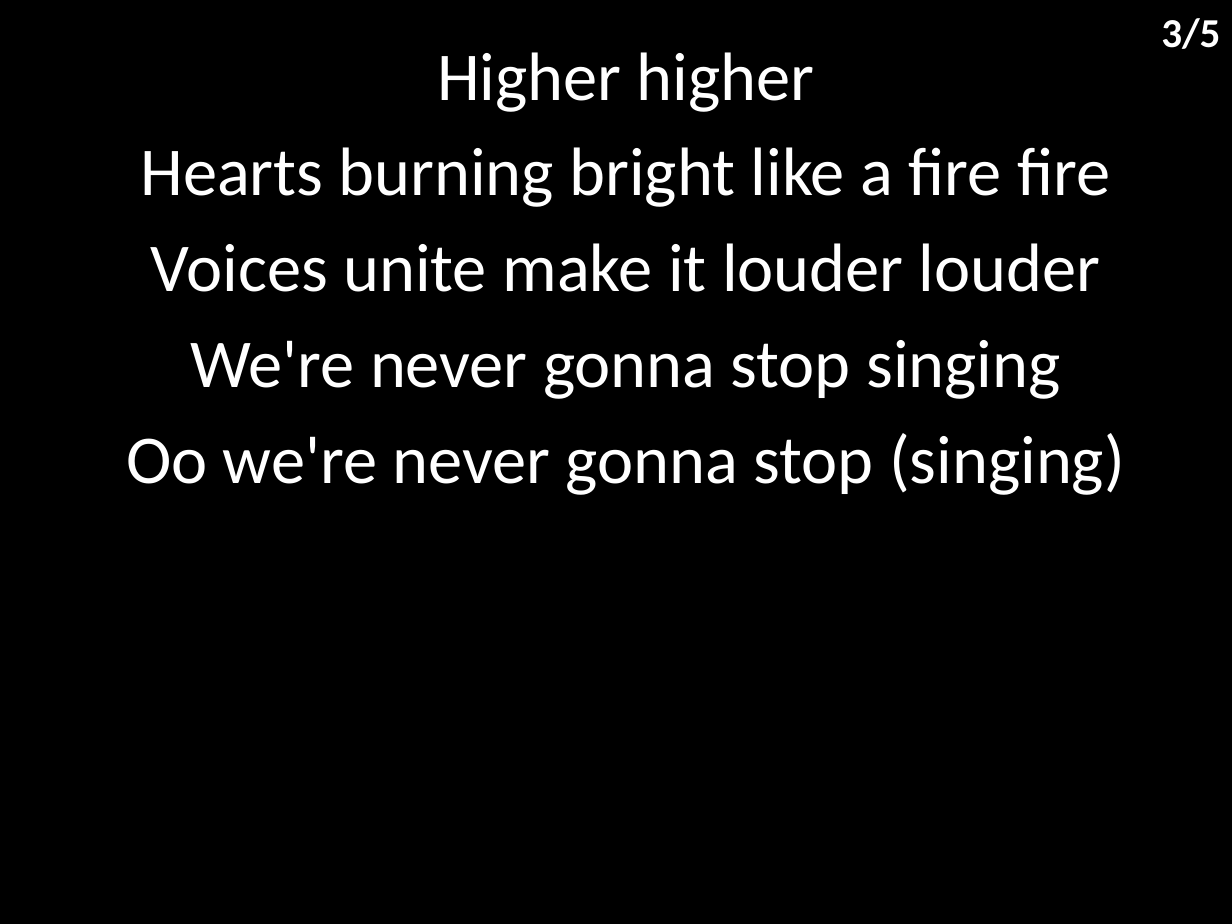
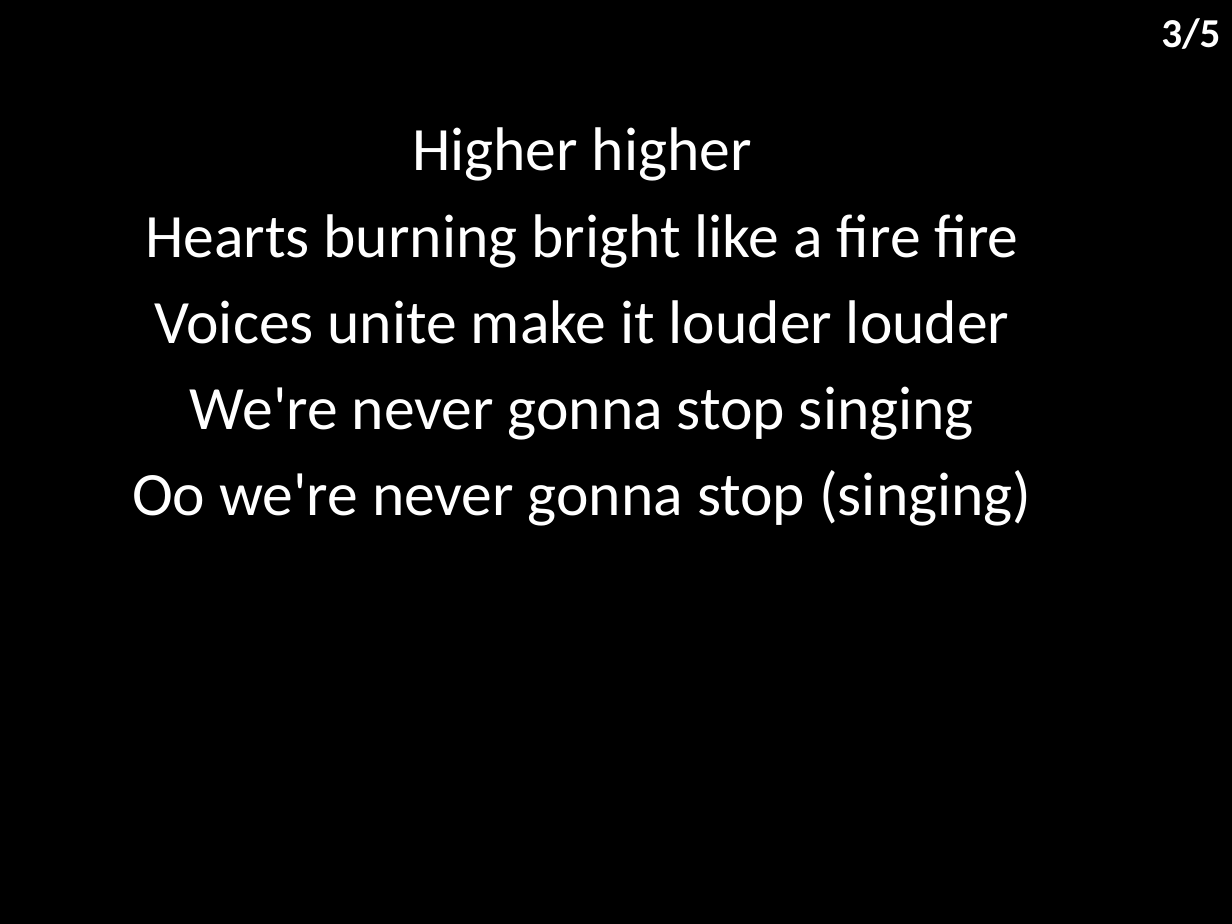
Before and after one commit to hoo-are-ya/worship, a slide deck: slide 4 of docs/songs/never gonna stop singing.pptx. Drawn at 1232x924 pixels with LibreOffice and Linux fonts; fonts in the diff are those of the drawing. Boxes give left, top, right and bottom in pixels: in the first picture for what was removed or moved away, otherwise in the second. Text is boxed around its words. In the diff, an @@ line names an element or a change of style, - is before the commit and + after.

```diff
--- a/docs/songs/never gonna stop singing.pptx
+++ b/docs/songs/never gonna stop singing.pptx
@@ subtitle "Higher higher" moved from (x1=126, y1=52, x2=1125, y2=495) to (x1=132, y1=127, x2=1031, y2=526) @@
@@ subtitle "Higher higher" at (x1=132, y1=127, x2=1031, y2=526): size 40 to 36 pt @@
```
Also in this commit, not shown: 4 other slides changed, 5 other files.
